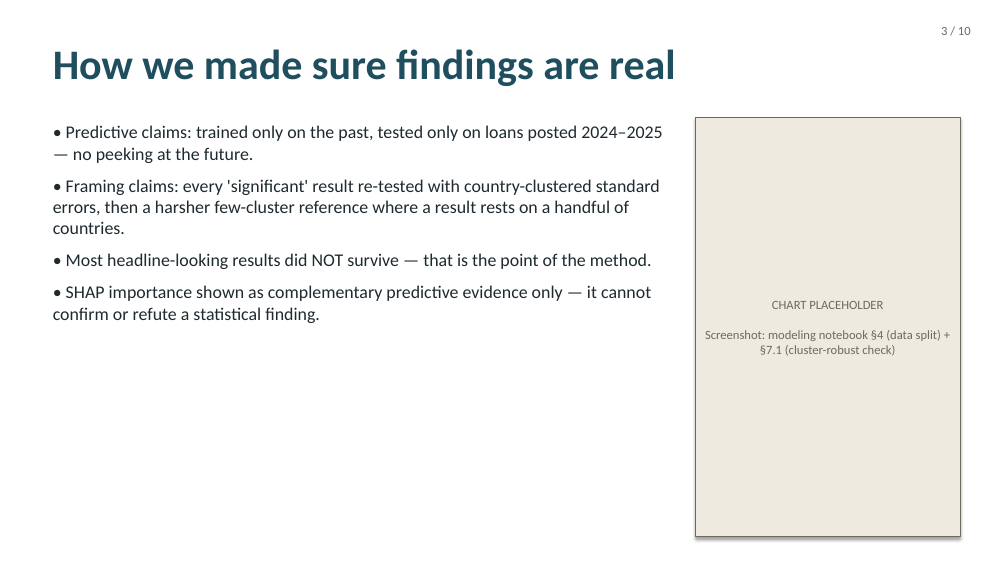
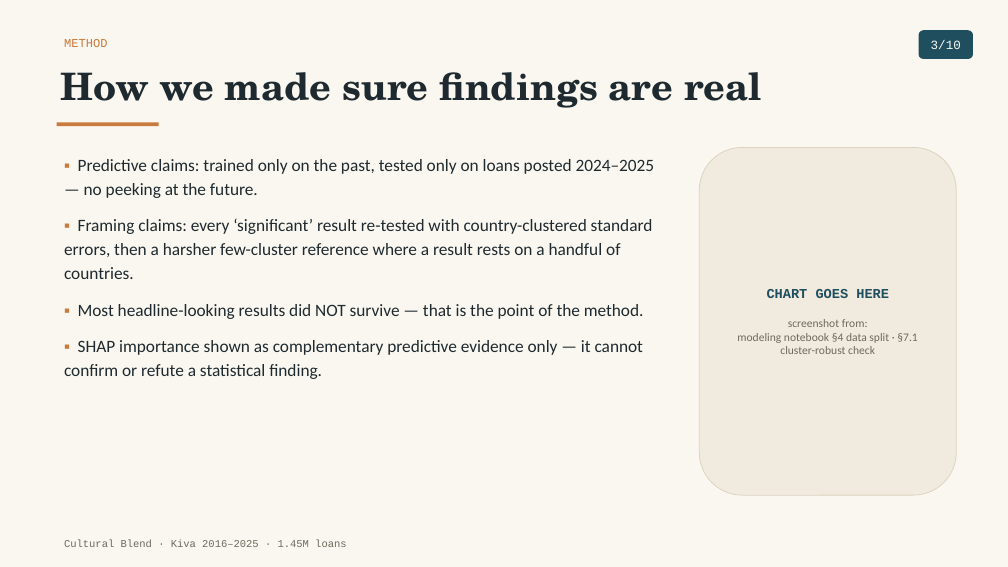
Before and after one commit to tuannm3812/unsw-ma-hackathon-2026, a slide deck: slide 3 of docs/presentation/slides_draft.pptx. Drawn at 1008x567 pixels with LibreOffice and Linux fonts; fonts in the diff are those of the drawing. Boxes give left, top, right and bottom in pixels: in the first picture for what was removed or moved away, otherwise in the second. Text is boxed around its words. In the diff, an @@ line names an element or a change of style, - is before the commit and + after.

```diff
--- a/docs/presentation/slides_draft.pptx
+++ b/docs/presentation/slides_draft.pptx
@@ background #FFFFFF to #FAF7F0 @@
@@ text "How we made sure findings ...": place and size @@
-text "How we made sure findings ..." at box(53, 49, 676, 86)
+text "How we made sure findings ..." at box(60, 72, 762, 108)
@@ text "How we made sure findings ..." at box(60, 72, 762, 108): size 40 to 36 pt, font Calibri to TeX Gyre Schola, text colour #1F4E5F to #1E2A2F @@
@@ text added at box(64, 39, 107, 47), 11.5 pt, text #C97B3D @@
+METHOD
@@ rounded rectangle "3/10": place and size @@
-rounded rectangle "3/10" at box(941, 27, 971, 35)
+rounded rectangle "3/10" at box(919, 30, 973, 59)
@@ rounded rectangle "3/10" at box(919, 30, 973, 59): vertical alignment top to middle; fill none to #1F4E5F @@
@@ text in rounded rectangle at box(931, 40, 961, 49): text changed; font Calibri to Courier New; text colour #6E6A5E to #FAF7F0 @@
-3 / 10
+3/10
@@ rectangle added at box(57, 123, 159, 126), fill #C97B3D @@
@@ rounded rectangle "CHART GOES HERE": place and size @@
-rounded rectangle "CHART GOES HERE" at box(696, 117, 960, 537)
+rounded rectangle "CHART GOES HERE" at box(699, 147, 957, 495)
@@ rounded rectangle "CHART GOES HERE" at box(699, 147, 957, 495): rectangle to rounded rectangle; fill #EFEADF to #F1EBDF; outline #6E6A5E 0.75 pt to #DCD3C0 0.75 pt; shadow off @@
@@ text at box(64, 159, 655, 379): text changed; size 17 to 16.5 pt @@
-• Predictive claims: trained only on the past, tested only on loans posted 2024–2025 — no peeking at the future.
-• Framing claims: every 'significant' result re-tested with country-clustered standard errors, then a harsher few-cluster reference where a result rests on a handful of countries.
-• Most headline-looking results did NOT survive — that is the point of the method.
-• SHAP importance shown as complementary predictive evidence only — it cannot confirm or refute a statistical finding.
+▪ Predictive claims: trained only on the past, tested only on loans posted 2024–2025 — no peeking at the future.
+▪ Framing claims: every ‘significant’ result re-tested with country-clustered standard errors, then a harsher few-cluster reference where a result rests on a handful of countries.
+▪ Most headline-looking results did NOT survive — that is the point of the method.
+▪ SHAP importance shown as complementary predictive evidence only — it cannot confirm or refute a statistical finding.
@@ text in rounded rectangle at box(737, 289, 917, 354): text changed; size 12 to 11 pt @@
-CHART PLACEHOLDER
-Screenshot: modeling notebook §4 (data split) + §7.1 (cluster-robust check)
+CHART GOES HERE
+screenshot from:
+modeling notebook §4 data split · §7.1 cluster-robust check
@@ text added at box(64, 539, 346, 547), 10 pt, text #6E6A5E @@
+Cultural Blend · Kiva 2016–2025 · 1.45M loans
```
Also in this commit, not shown: 9 other slides changed.
